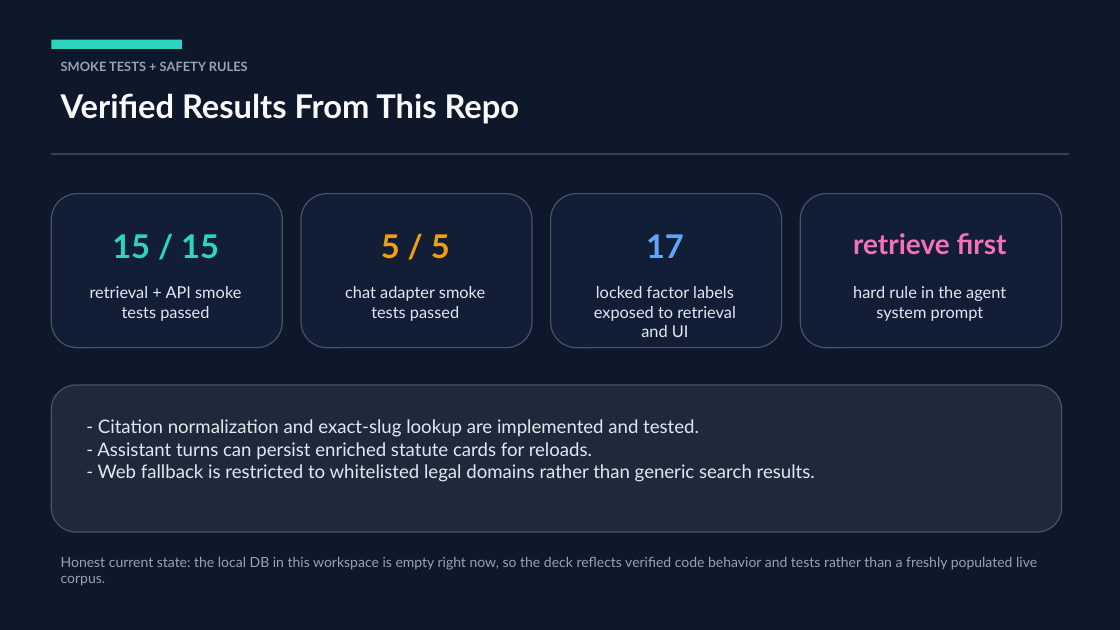
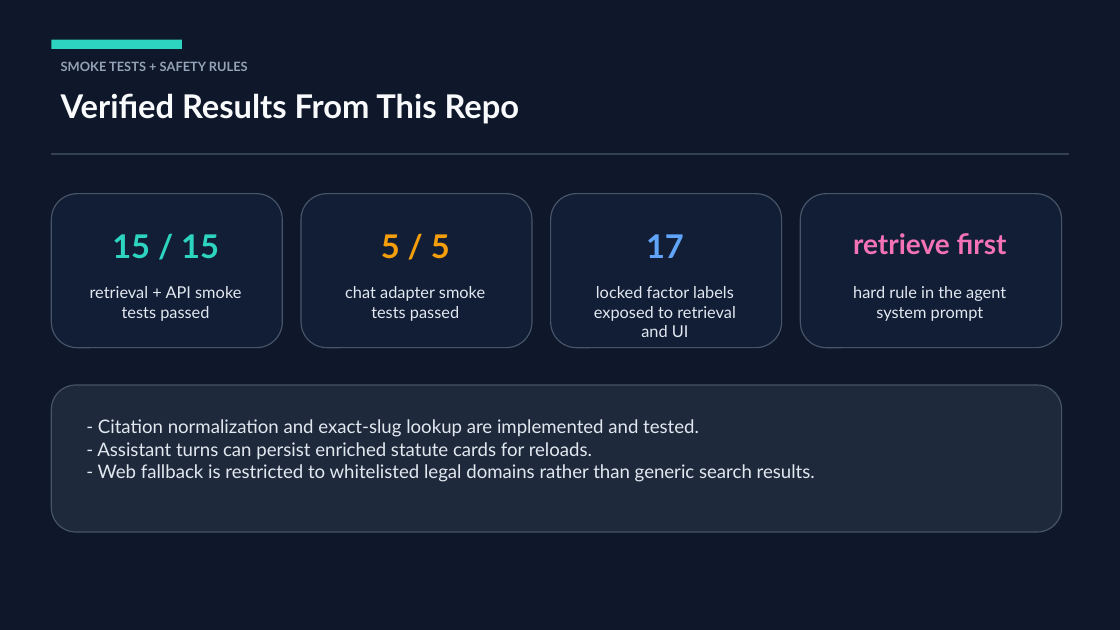
Before and after one commit to Danial-Kord/CaseLogic, a slide deck: slide 5 of docs/CaseLogic_7min_Presentation.pptx. Drawn at 1120x630 pixels with LibreOffice and Linux fonts; fonts in the diff are those of the drawing. Boxes give left, top, right and bottom in pixels: in the first picture for what was removed or moved away, otherwise in the second. Text is boxed around its words. In the diff, an @@ line names an element or a change of style, - is before the commit and + after.

```diff
--- a/docs/CaseLogic_7min_Presentation.pptx
+++ b/docs/CaseLogic_7min_Presentation.pptx
@@ text removed at <box>61,556,1037,586</box> @@
-Honest current state: the local DB in this workspace is empty right now, so the deck reflects verified code behavior and tests rather than a freshly populated live corpus.
```
Also in this commit, not shown: 5 other slides changed, 22 other files.
